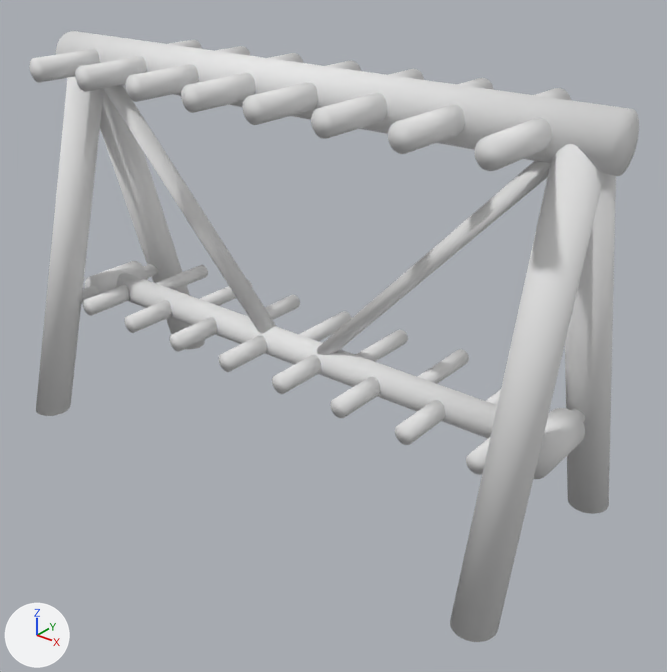
The FBX model Assets/Art/Models/SkiRack.fbx, before and after one commit.
Camera for both pictures: a 50 mm lens placed at (9.83, -22.35, 8.78), pointed at (0.81, -11.07, 1.78). Every picture has the same lights, and +X, +Y and +Z are marked at lower left. The picture after the commit comes second.
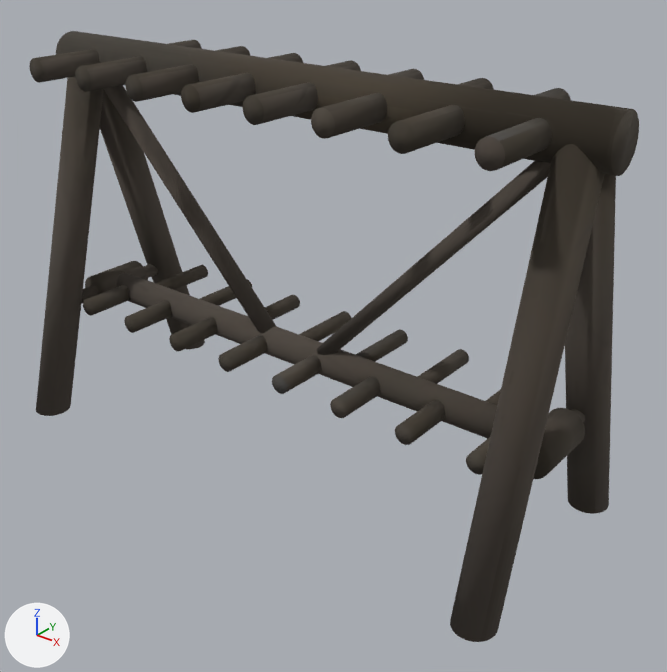
Boxes [x1, y1, x2, y2] around the edits, measured in the pictures (667 x 672 px):
'Cylinder.018', recoloured (darker): [29, 31, 639, 642] in both

The edits, one by one:
Picture 'SkiRackUV' (img_skirackuv) is new.
Material 'Material' (mat_material) is new.
Its texture is img_skirackuv.
Its metallic is 0.295.
Its roughness is 1.0.
me_cylinder_018 has 2688 vertices, 1428 faces and spans x -5.5..5.54, y -2.27..2.26, z -4.14..3.04.
me_cylinder_018 no longer uses material mat_material_002 (white #e7e7e7).
me_cylinder_018 gains material mat_material (picture img_skirackuv).
